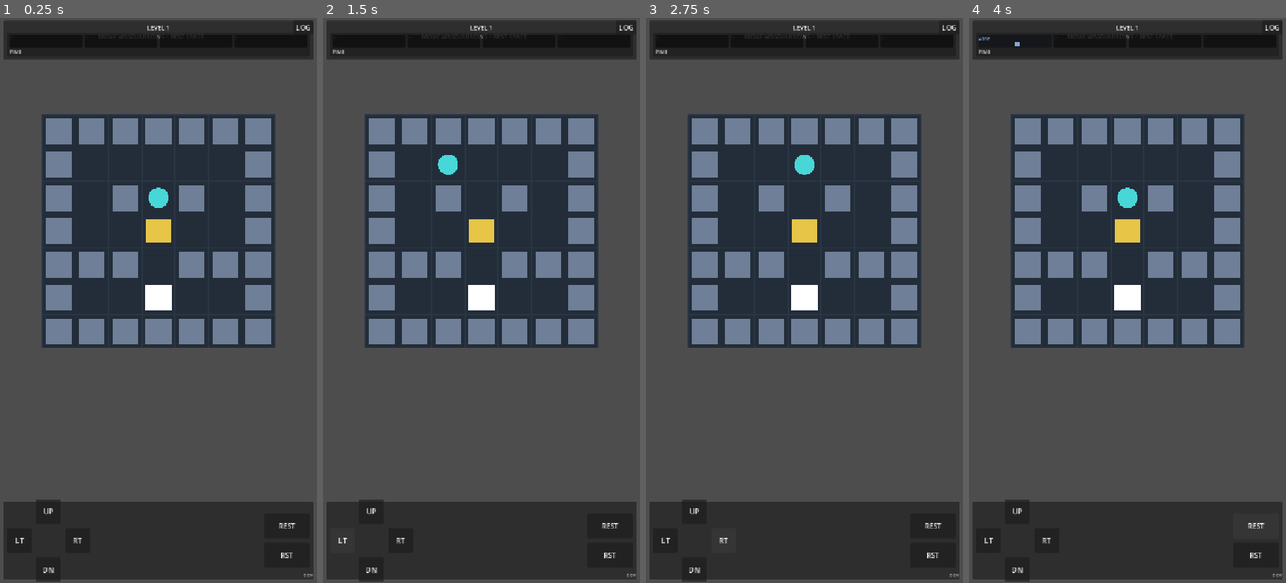
Above: before the commit, frames 1-4 (left to right).
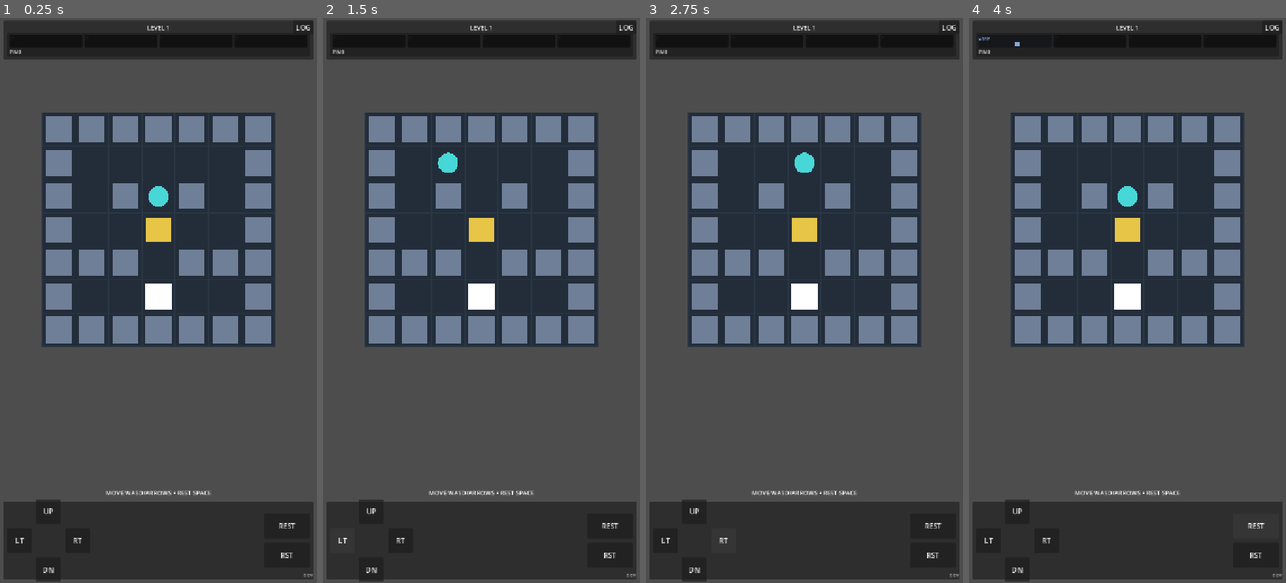
Above: after the commit, the same moments.

Repository: hszqf/Scatterbrain
Game: Godot game, scene res://scenes/app/App.tscn
The game is run twice, just before and just after one commit, with the same random seed, the same clock (stepped at 60 frames per second) and the same inputs.
Inputs:
- Up to frame 1 (0.25 s): no input
- Up to frame 2 (1.5 s): click "UP" at 0.5 s; click "LT" at 1.25 s
- Up to frame 3 (2.75 s): click "RT" at 2 s
- Up to frame 4 (4 s): click "DN" at 2.75 s; click "REST" at 3.5 s

The runs differ from the first frame. In frame 1, 2.2% of the frame differs, in the area x 13-87%, y 3-85%; in frame 2, 2.2%; in frame 3, 2.2%; in frame 4, 2.2%.

Commit message:
Move status hint above movement controls

Diff:
--- a/scenes/game/GameRoot.tscn
+++ b/scenes/game/GameRoot.tscn
@@ -13,7 +13,7 @@
 board_view_path = NodePath("CanvasLayer/BoardView")
 replay_controller_path = NodePath("CanvasLayer/ReplayController")
 queue_view_path = NodePath("CanvasLayer/UIRoot/MainVBox/TopPanel/MemoryQueueView")
-status_label_path = NodePath("CanvasLayer/UIRoot/MainVBox/TopPanel/StatusLabel")
+status_label_path = NodePath("CanvasLayer/UIRoot/MainVBox/StatusLabel")
 level_label_path = NodePath("CanvasLayer/UIRoot/MainVBox/TopPanel/LevelLabel")
 debug_feedback_label_path = NodePath("CanvasLayer/UIRoot/CopyLogFeedback")
 board_center_anchor_path = NodePath("CanvasLayer/UIRoot/MainVBox/BoardAnchor")
@@ -58,17 +58,6 @@
 custom_minimum_size = Vector2(0, 88)
 layout_mode = 2
 
-[node name="StatusLabel" type="Label" parent="CanvasLayer/UIRoot/MainVBox/TopPanel"]
-layout_mode = 1
-anchors_preset = 10
-anchor_right = 1.0
-offset_left = 8.0
-offset_top = 26.0
-offset_right = -40.0
-offset_bottom = 44.0
-horizontal_alignment = 1
-theme_override_font_sizes/font_size = 14
-
 [node name="LevelLabel" type="Label" parent="CanvasLayer/UIRoot/MainVBox/TopPanel"]
 layout_mode = 1
 anchors_preset = 10
@@ -95,6 +84,12 @@
 [node name="BoardAnchor" type="Control" parent="CanvasLayer/UIRoot/MainVBox"]
 layout_mode = 2
 size_flags_vertical = 3
+
+[node name="StatusLabel" type="Label" parent="CanvasLayer/UIRoot/MainVBox"]
+custom_minimum_size = Vector2(0, 24)
+layout_mode = 2
+horizontal_alignment = 1
+theme_override_font_sizes/font_size = 14
 
 [node name="BottomPanel" type="Panel" parent="CanvasLayer/UIRoot/MainVBox"]
 custom_minimum_size = Vector2(0, 176)
